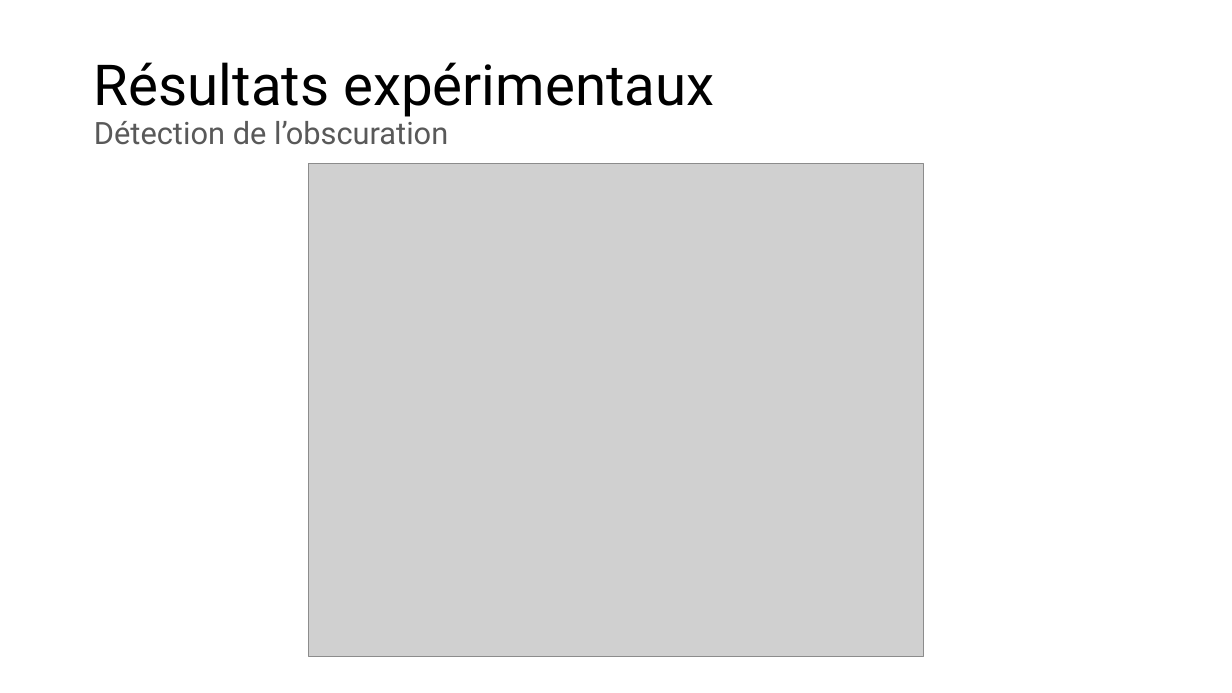
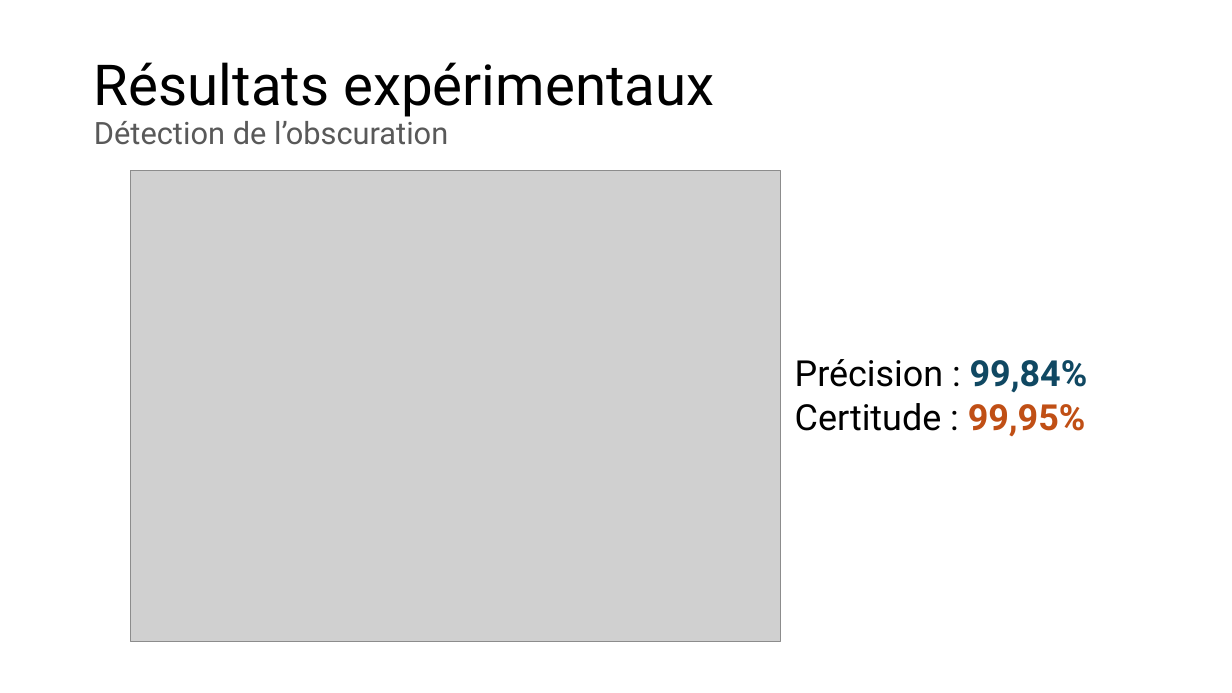
Before and after one commit to owilo/Stage, a slide deck: slide 27 of Documents/Slides/Obscuration de contenu numérique dans une image.pptx (slide 26 before the commit). Drawn at 1232x693 pixels with LibreOffice and Linux fonts; fonts in the diff are those of the drawing; grey boxes stand for pictures. Boxes give left, top, right and bottom in pixels: in the first picture for what was removed or moved away, otherwise in the second. Text is boxed around its words. In the diff, an @@ line names an element or a change of style, - is before the commit and + after.

```diff
--- a/Documents/Slides/Obscuration de contenu numérique dans une image.pptx
+++ b/Documents/Slides/Obscuration de contenu numérique dans une image.pptx
@@ picture resized from (x1=309, y1=164, x2=924, y2=656) to (x1=130, y1=170, x2=781, y2=641) @@
@@ text added at (x1=795, y1=359, x2=1088, y2=436), 28 pt, text #000000 @@
+Précision : 99,84%
+Certitude : 99,95%
```
Also in this commit, not shown: 19 other slides changed, 3 slides added, 1 slide removed.
